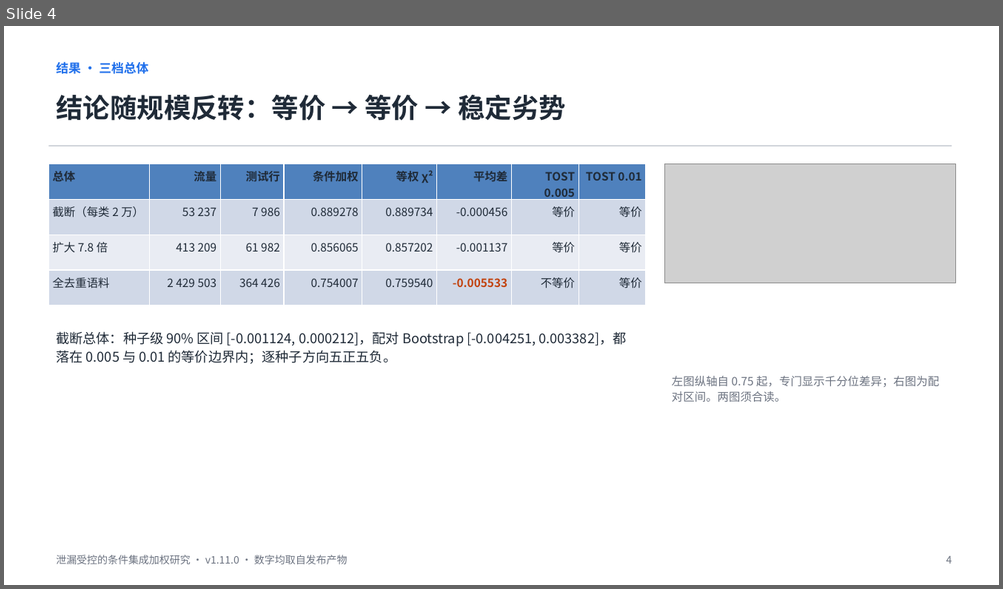
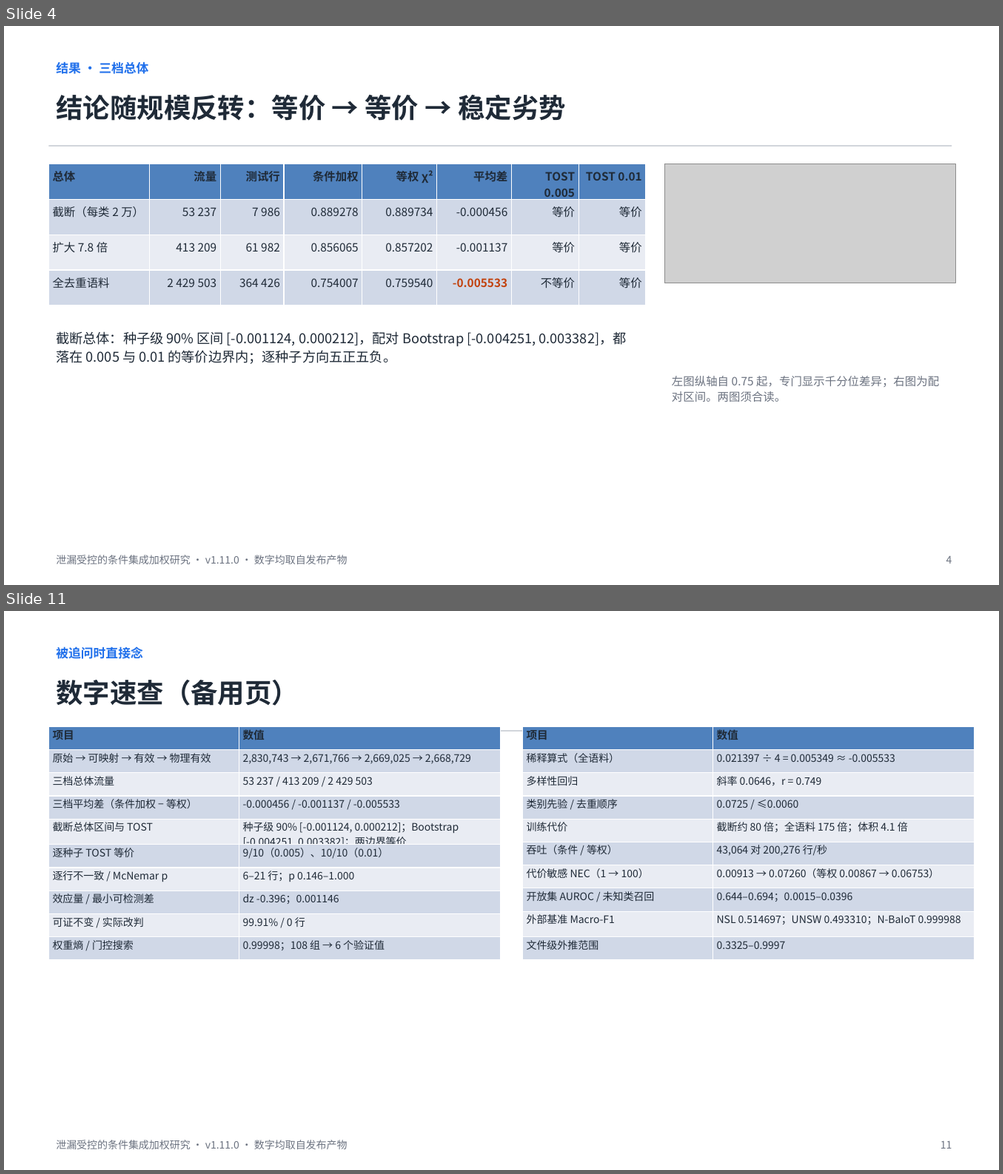
Before and after one commit to linran-muxue/leakage-controlled-nids-study, a slide deck: 重构版论文_v4_20260915/汇报用_论文介绍.pptx. Shown one above the other, each under a label of ours: slide 4 before the commit, slides 4 and 11 after it; the slides between them are not shown. The pictures are 1003x589 and 1003x1174 pixels, drawn with LibreOffice and Linux fonts; fonts in the diff are those of the drawing; grey boxes stand for pictures. Boxes give left, top, right and bottom in pixels: in the first picture for what was removed or moved away, otherwise in the second. Text is boxed around its words. In the diff, an @@ line names an element or a change of style, - is before the commit and + after.

```diff
--- a/重构版论文_v4_20260915/汇报用_论文介绍.pptx
+++ b/重构版论文_v4_20260915/汇报用_论文介绍.pptx
@@ slide 11 added at [4, 611, 999, 1170], background #FFFFFF @@
@@ text added at [56, 647, 142, 659], 12 pt, text #1F6FEB, bold @@
+被追问时直接念
@@ text added at [56, 680, 299, 706], 26 pt, text #1F2A37, bold @@
+数字速查（备用页）
@@ rectangle added at [48, 730, 951, 732], fill #D1D5DB @@
@@ table added at [48, 726, 500, 958], 10 rows, 2 columns @@
+项目 | 数值
+原始 → 可映射 → 有效 → 物理有效 | 2,830,743 → 2,671,766 → 2,669,025 → 2,668,729
+三档总体流量 | 53 237 / 413 209 / 2 429 503
+三档平均差（条件加权 − 等权） | -0.000456 / -0.001137 / -0.005533
+截断总体区间与 TOST | 种子级 90% [-0.001124, 0.000212]；Bootstrap [-0.004251, 0.003382]；两边界等价
+逐种子 TOST 等价 | 9/10（0.005）、10/10（0.01）
+逐行不一致 / McNemar p | 6–21 行；p 0.146–1.000
+效应量 / 最小可检测差 | dz -0.396；0.001146
+可证不变 / 实际改判 | 99.91% / 0 行
+权重熵 / 门控搜索 | 0.99998；108 组 → 6 个验证值
@@ table added at [523, 726, 974, 958], 10 rows, 2 columns @@
+项目 | 数值
+稀释算式（全语料） | 0.021397 ÷ 4 = 0.005349 ≈ -0.005533
+多样性回归 | 斜率 0.0646，r = 0.749
+类别先验 / 去重顺序 | 0.0725 / ≤0.0060
+训练代价 | 截断约 80 倍；全语料 175 倍；体积 4.1 倍
+吞吐（条件 / 等权） | 43,064 对 200,276 行/秒
+代价敏感 NEC（1 → 100） | 0.00913 → 0.07260（等权 0.00867 → 0.06753）
+开放集 AUROC / 未知类召回 | 0.644–0.694；0.0015–0.0396
+外部基准 Macro-F1 | NSL 0.514697；UNSW 0.493310；N-BaIoT 0.999988
+文件级外推范围 | 0.3325–0.9997
@@ text added at [56, 1140, 347, 1150], 10 pt, text #6B7280 @@
+泄漏受控的条件集成加权研究 · v1.11.0 · 数字均取自发布产物
@@ text added at [940, 1142, 952, 1149], 10 pt, text #6B7280 @@
+11
```
Also in this commit, not shown: 4 slides changed, 3 other slides added, 9 other files.
